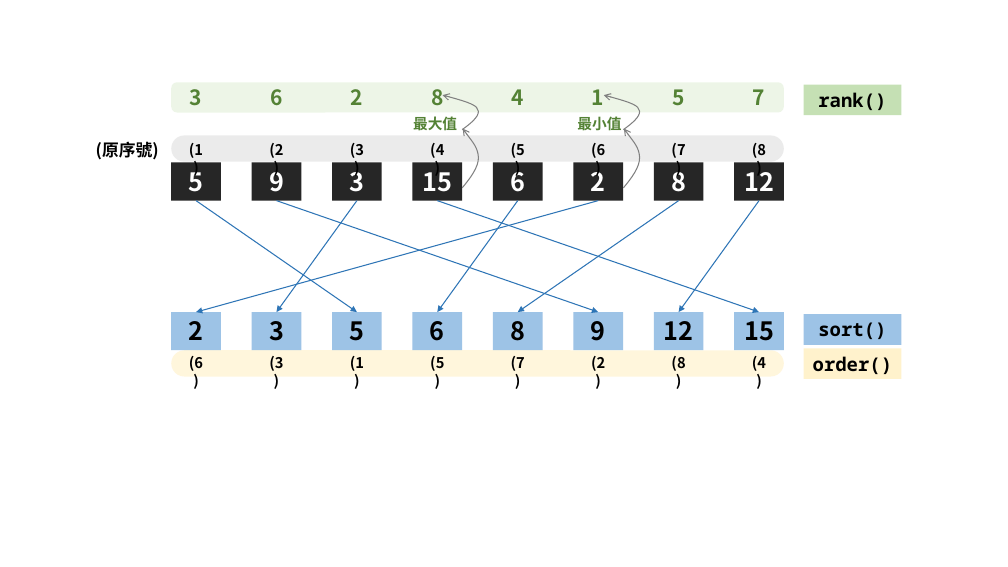
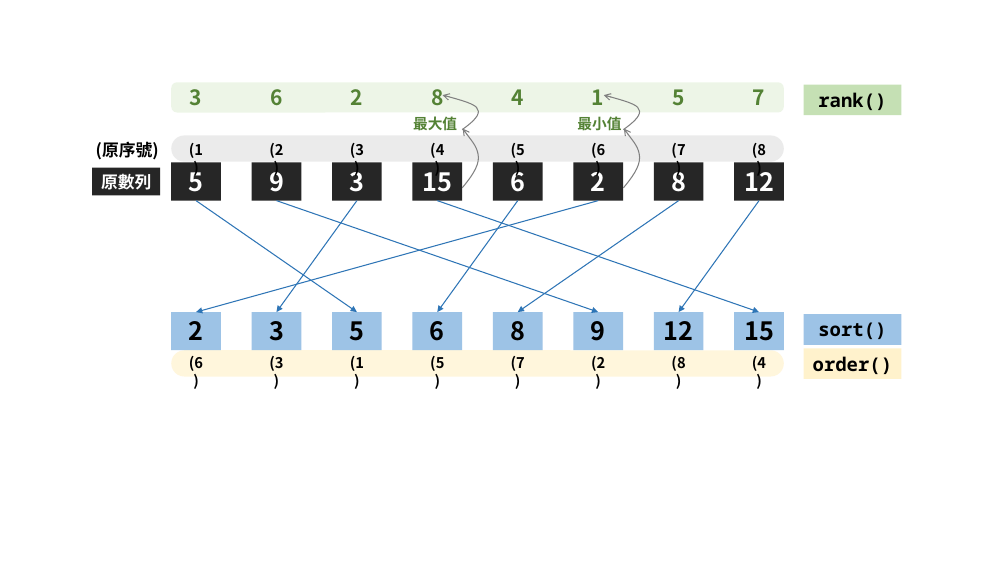
Before and after one commit to ChiaJung-Yeh/Transport-Analysis, a slide deck: slide 3 of figure/figure.pptx. Drawn at 1008x567 pixels with LibreOffice and Linux fonts; fonts in the diff are those of the drawing. Boxes give left, top, right and bottom in pixels: in the first picture for what was removed or moved away, otherwise in the second. Text is boxed around its words. In the diff, an @@ line names an element or a change of style, - is before the commit and + after.

```diff
--- a/figure/figure.pptx
+++ b/figure/figure.pptx
@@ rectangle added at [92, 168, 160, 196], fill #262626, 16 pt, text #FFFFFF, bold @@
+原數列
```
Also in this commit, not shown: 1 slide added, 11 other files.
